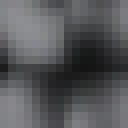
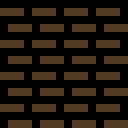
Before/after of a w=128, h=128 layered artwork. What changed in the layer stack:
painted on "Layer 1" over (0, 0, 128, 128)
